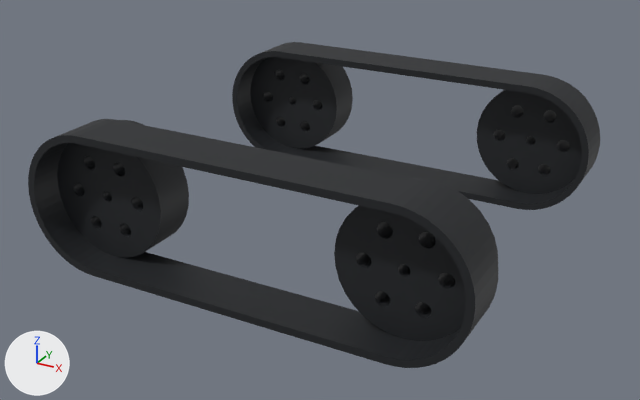
An edit to the glTF model apps/web/public/models/mk2/tracks.glb, drawn before and after from the same camera.
Rendered twice from a 50 mm lens placed at (1.098, -2.15, 1.125), pointed at (-0.042, -0.077, 0.088). The axes (+X, +Y, +Z) are drawn at lower left. The lights are the same throughout. The picture after the commit comes second. Where no turn or scale is listed for an object, it has been applied to the vertices. Vertices at exactly the same position are counted once.

Script lines for the objects in view, before the commit:
```python
me_silicone_track_001 = bpy.data.meshes.new('silicone_track.001')
me_silicone_track_001.from_pydata(...)  # 1424 vertices, 2944 faces; spans x -0.62..0.62, y -0.626..0.54, z 0.0..0.39
me_silicone_track_001.materials.append(mat_rubber_and_chip)  # black #1d1f23
ob_mesh_rubber_and_chip_2 = bpy.data.objects.new('mesh_rubber_and_chip_2', me_silicone_track_001)
ob_mesh_rubber_and_chip_2.location = (0.0, 0.0, 0.0)
```
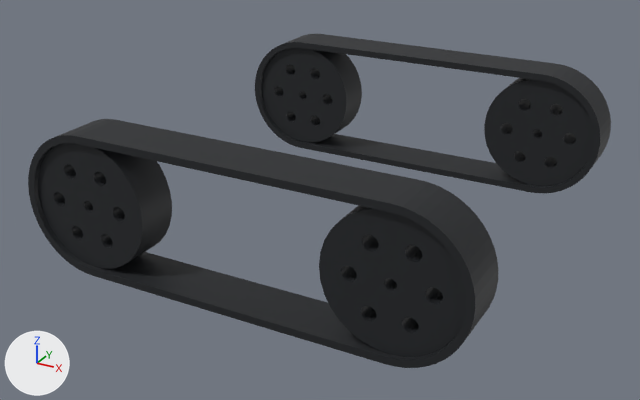
Location of each change, (x1, y1, x2, y2) in pixels of the pictures (640 x 400 px; the box of a moved part takes in the faces that stretch with it):
'mesh_rubber_and_chip_2', reshaped
    before: (28, 42, 600, 368)
    after: (28, 34, 611, 368)
part 1 of me_silicone_track_001, moved or reshaped
    before: (334, 178, 498, 341)
    after: (319, 206, 466, 357)
part 2 of me_silicone_track_001, moved or reshaped
    before: (57, 120, 189, 258)
    after: (38, 143, 172, 269)
part 3 of me_silicone_track_001, moved or reshaped
    before: (232, 42, 600, 210)
    after: (255, 34, 611, 193)
part 4 of me_silicone_track_001, moved or reshaped
    before: (477, 83, 592, 194)
    after: (484, 78, 594, 186)
part 5 of me_silicone_track_001, moved or reshaped
    before: (250, 57, 353, 149)
    after: (261, 48, 362, 143)

The change in detail:
me_silicone_track_001 is used by ob_mesh_rubber_and_chip_2; location (0.0, 0.0, 0.0).
me_silicone_track_001 had 1424 vertices, 2944 faces and spanned x -0.62..0.62, y -0.626..0.54, z 0.0..0.39.
me_silicone_track_001 now has 1424 vertices, 2944 faces and spans x -0.62..0.62, y -0.626..0.626, z 0.0..0.39.
me_silicone_track_001 part 1: the loose piece of 256 vertices spanning x 0.25..0.6, y -0.54..-0.42, z 0.02..0.37 is moved by (0.0, -0.073, 0.0).
me_silicone_track_001 part 2: the loose piece of 256 vertices spanning x -0.6..-0.25, y -0.54..-0.42, z 0.02..0.37 is moved by (0.0, -0.073, 0.0).
me_silicone_track_001 part 3: the loose piece of 200 vertices spanning x -0.62..0.62, y 0.334..0.48, z 0.0..0.39 is turned -180 degrees about the x axis through its middle, then moved by (0.0, 0.146, 0.0).
me_silicone_track_001 part 4: the loose piece of 256 vertices spanning x 0.25..0.6, y 0.42..0.54, z 0.02..0.37 is turned 180 degrees about the x axis through its middle, then moved by (0.0, 0.073, 0.0).
me_silicone_track_001 part 5: the loose piece of 256 vertices spanning x -0.6..-0.25, y 0.42..0.54, z 0.02..0.37 is turned 180 degrees about the x axis through its middle, then moved by (0.0, 0.073, 0.0).
